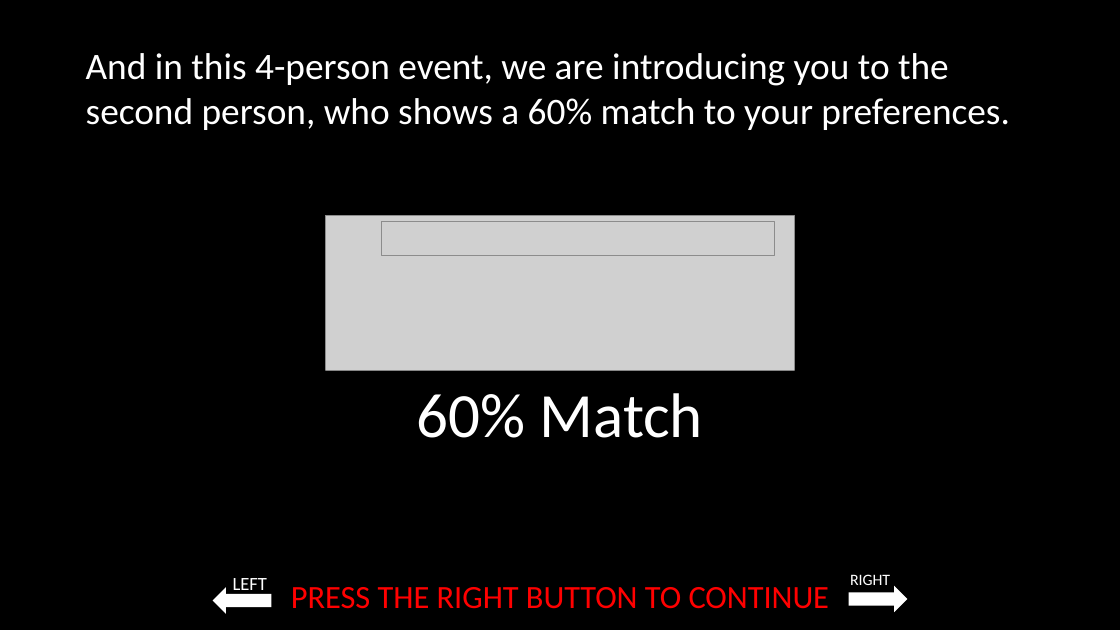
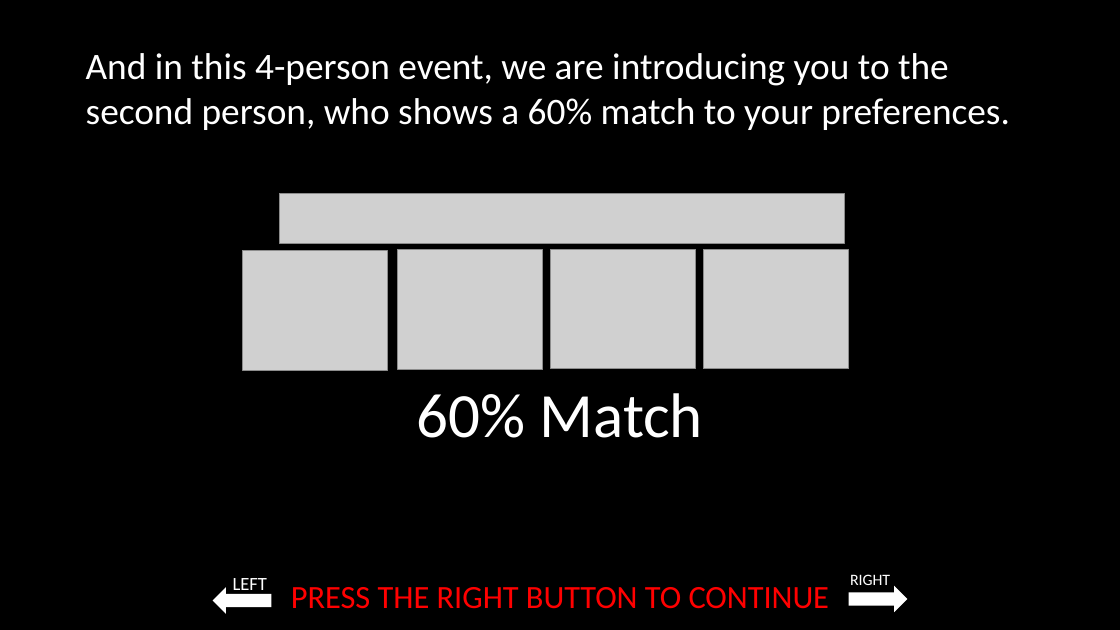
Before and after one commit to laureate-institute-for-brain-research/StimToolOnline, a slide deck: slide 10 of public/js/tasks/blind_dating/media/Blind_dating_game_instructions.pptx. Drawn at 1120x630 pixels with LibreOffice and Linux fonts; fonts in the diff are those of the drawing; grey boxes stand for pictures. Boxes give left, top, right and bottom in pixels: in the first picture for what was removed or moved away, otherwise in the second. Text is boxed around its words. In the diff, an @@ line names an element or a change of style, - is before the commit and + after.

```diff
--- a/public/js/tasks/blind_dating/media/Blind_dating_game_instructions.pptx
+++ b/public/js/tasks/blind_dating/media/Blind_dating_game_instructions.pptx
@@ picture: place and size @@
-picture at [381, 222, 774, 256]
+picture at [279, 193, 844, 243]
@@ picture removed at [326, 216, 795, 385] @@
@@ picture added at [243, 251, 388, 371] @@
@@ picture added at [397, 250, 543, 369] @@
@@ picture added at [550, 249, 696, 368] @@
@@ picture added at [703, 250, 849, 369] @@
```
Also in this commit, not shown: 6 other files.
